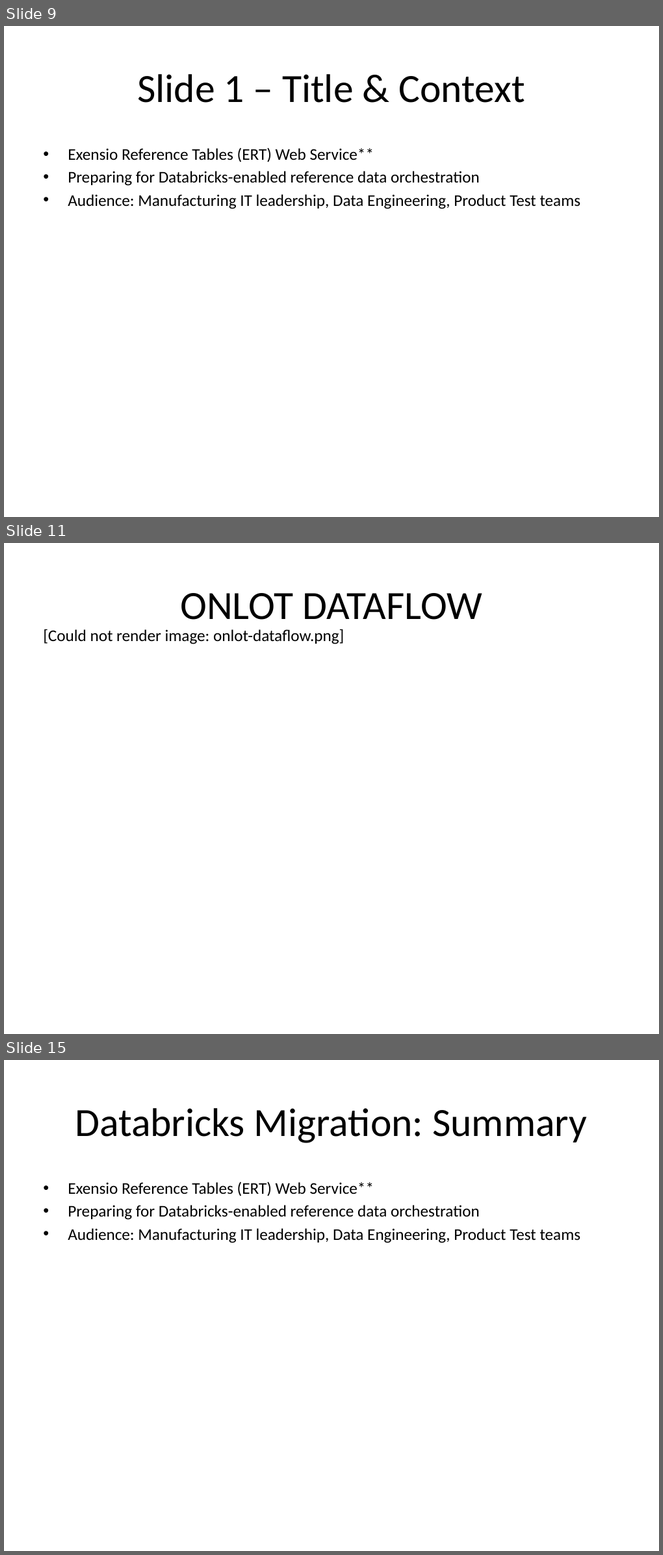
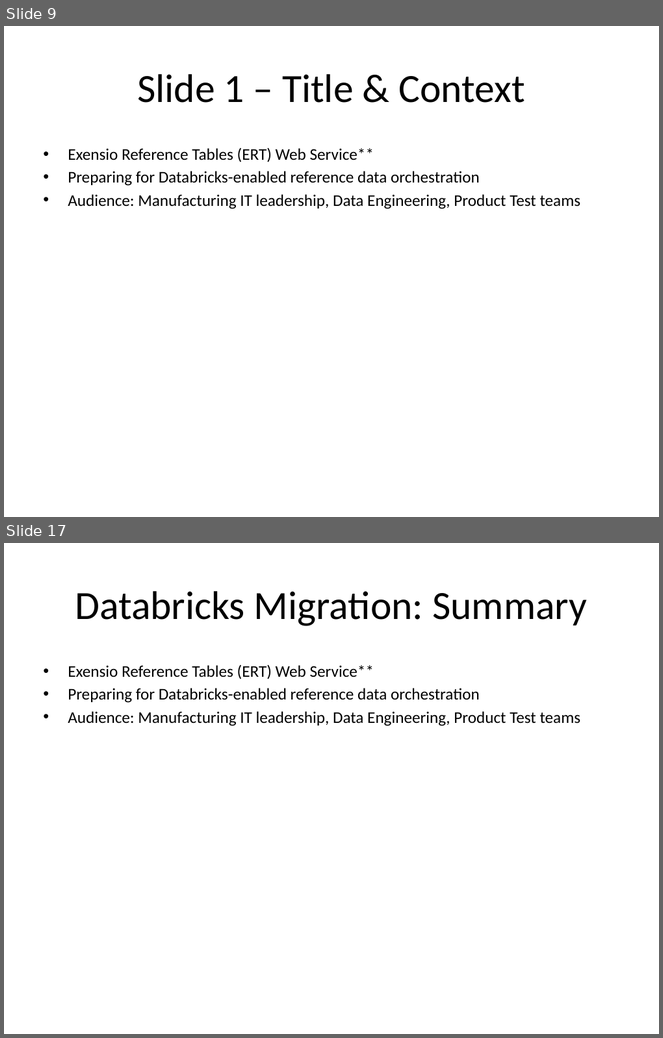
Before and after one commit to ejkorg/ert, a slide deck: docs/ERT_presentation.pptx. Shown one above the other, each under a label of ours: slides 9, 11 and 15 before the commit, slides 9 and 17 after it; the slides between them are not shown. The pictures are 663x1555 and 663x1038 pixels, drawn with LibreOffice and Linux fonts; fonts in the diff are those of the drawing. Boxes give left, top, right and bottom in pixels: in the first picture for what was removed or moved away, otherwise in the second. Text is boxed around its words. In the diff, an @@ line names an element or a change of style, - is before the commit and + after.

```diff
--- a/docs/ERT_presentation.pptx
+++ b/docs/ERT_presentation.pptx
@@ slide 11 removed at <box>4,543,659,1034</box>, background #FFFFFF @@
@@ title removed at <box>180,593,482,620</box> @@
-ONLOT DATAFLOW
@@ text removed at <box>43,629,344,644</box> @@
-[Could not render image: onlot-dataflow.png]
@@ what was slide 15 is now slide 17 @@
```
Also in this commit, not shown: 1 slide changed, 7 slides added, 4 other slides removed, 52 other files.
